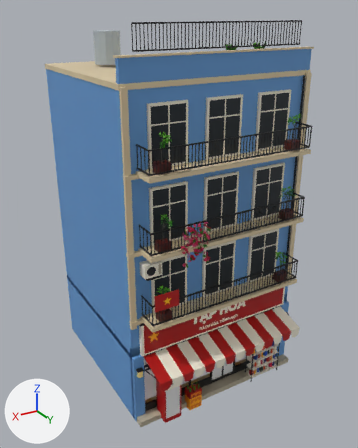
One commit to the FBX model Assets/PhoViet/Art/Streets/PV_StreetShop03.fbx: the scene before it, then after it.
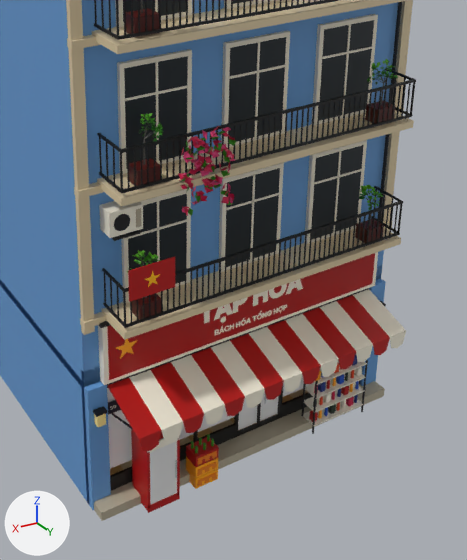
Old and new are each drawn whole from a camera (50 mm lens) standing at (11.0, 19.02, 16.27) and looking at (0.18, 0.99, 7.25) and again close up on the part from 24% to 93% of the width and 35% to 100% of the height. Every picture has the same lights, and +X, +Y and +Z are marked at lower left. The first two pictures are the older version. Objects named as collision shapes, trigger or cutter boxes, shadow casters or lower levels of detail are left out. Where no turn or scale is listed for an object, it has been applied to the vertices. Vertices at exactly the same position are counted once.

Script lines for the objects in view, before the commit:
```python
mat_pv_streetglass = principled_material('PV_StreetGlass')
mat_pv_streetglass.base_color = (0.8, 0.8, 0.8)  # white #e7e7e7
me_pv_streetshop03_lod0 = bpy.data.meshes.new('PV_StreetShop03_LOD0')
me_pv_streetshop03_lod0.from_pydata(...)  # 13486 vertices, 10431 faces; spans x -4.2..4.2, y -3.9..5.4, z 0.0..15.9
# faces by material slot: [10427, 4]
me_pv_streetshop03_lod0.materials.append(mat_pv_streetatlas)  # picture img_pv_streetpalette_png
me_pv_streetshop03_lod0.materials.append(mat_pv_streetglass)  # white #e7e7e7
ob_pv_streetshop03_lod0 = bpy.data.objects.new('PV_StreetShop03_LOD0', me_pv_streetshop03_lod0)
ob_pv_streetshop03_lod0.location = (0.0, 0.0, 0.0)
```
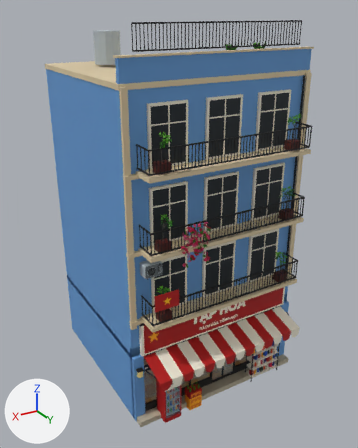
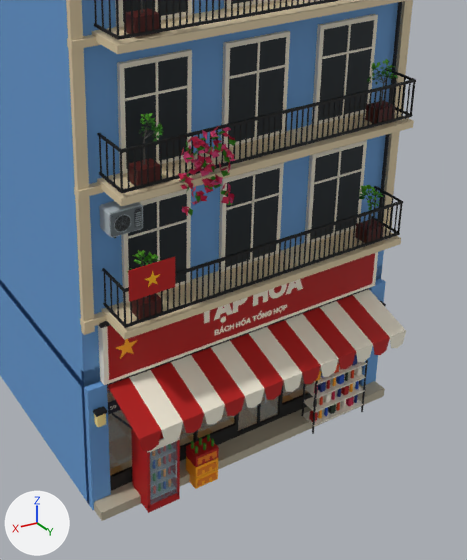
What differs and where, as boxes (x1, y1, x2, y2) in the close-ups (467 x 560 px; the box of a moved part takes in the faces that stretch with it):
'PV_StreetShop03_LOD0', recoloured, surface changed, reshaped: (0, 0, 416, 521) in both
part 1 of me_pv_streetshop03_lod0, moved or reshaped (not visible afterwards): before (114, 214, 130, 231)
part 2 of me_pv_streetshop03_lod0, added: after (134, 210, 141, 227)
part 3 of me_pv_streetshop03_lod0, deleted: before (112, 230, 141, 241)
part 4 of me_pv_streetshop03_lod0, built on: before (136, 208, 141, 228); after (99, 201, 143, 238)
part 5 of me_pv_streetshop03_lod0, surface changed: (99, 207, 110, 236) in both

Diff of the bpy script that builds the scene:
```diff
--- a/Assets/PhoViet/Art/Streets/PV_StreetShop03.fbx.py
+++ b/Assets/PhoViet/Art/Streets/PV_StreetShop03.fbx.py
@@ mat_pv_streetglass @@
 mat_pv_streetglass = principled_material('PV_StreetGlass')
-mat_pv_streetglass.base_color = (0.8, 0.8, 0.8)  # white #e7e7e7
+mat_pv_streetglass.base_color = (0.32, 0.55, 0.67)  # cyan #99c4d6
+mat_pv_streetglass.alpha = 0.22
@@ me_pv_streetshop03_lod0 @@
 # used by ob_pv_streetshop03_lod0; location = (0.0, 0.0, 0.0)
-me_pv_streetshop03_lod0.from_pydata(...)  # 13486 vertices, 10431 faces; spans x -4.2..4.2, y -3.9..5.4, z 0.0..15.9
+me_pv_streetshop03_lod0.from_pydata(...)  # 14004 vertices, 10753 faces; spans x -4.2..4.2, y -3.9..5.4, z 0.0..15.9
+# me_pv_streetshop03_lod0 part 1: the loose piece of 11 vertices spanning x 3.2..3.6, y 4.3, z 7.1..7.4 is scaled about its middle by (0.132, 0, 0.132)
+# me_pv_streetshop03_lod0 part 2: a new loose piece, a box spanning x 2.993..3.129, y 4.351..4.363, z 7.075..7.425, in mat_pv_streetatlas (picture img_pv_streetpalette_png)
+# me_pv_streetshop03_lod0 part 3: the loose piece of 8 vertices spanning x 3.0..3.6, y 3.9..4.4, z 6.9 is deleted
+# me_pv_streetshop03_lod0 part 4: 2 vertices moved within x 3.0..3.1, y 4.3, z 7.0; 4 vertices removed from x 3.0..3.1, y 4.3, z 7.0..7.4; 394 vertices added at x 3.0..3.7, y 3.8..4.4, z 6.9..7.5
+# me_pv_streetshop03_lod0 part 5: 2 kept faces spanning x 2.9..3.7, y 3.9..4.3, z 7.0..7.5 get new texture (UV) coordinates
+# other edits to the shape of me_pv_streetshop03_lod0 do not show in these pictures
 me_pv_streetshop03_lod0.materials.append(mat_pv_streetatlas)
```
